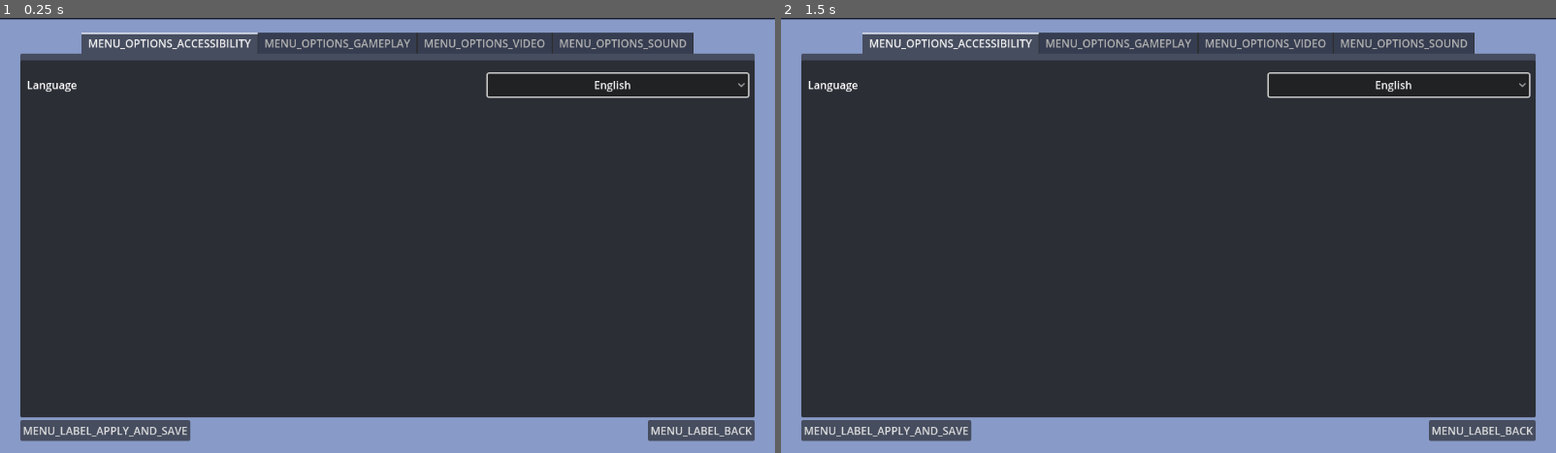
Above: before the commit, frames 1-2 (left to right).
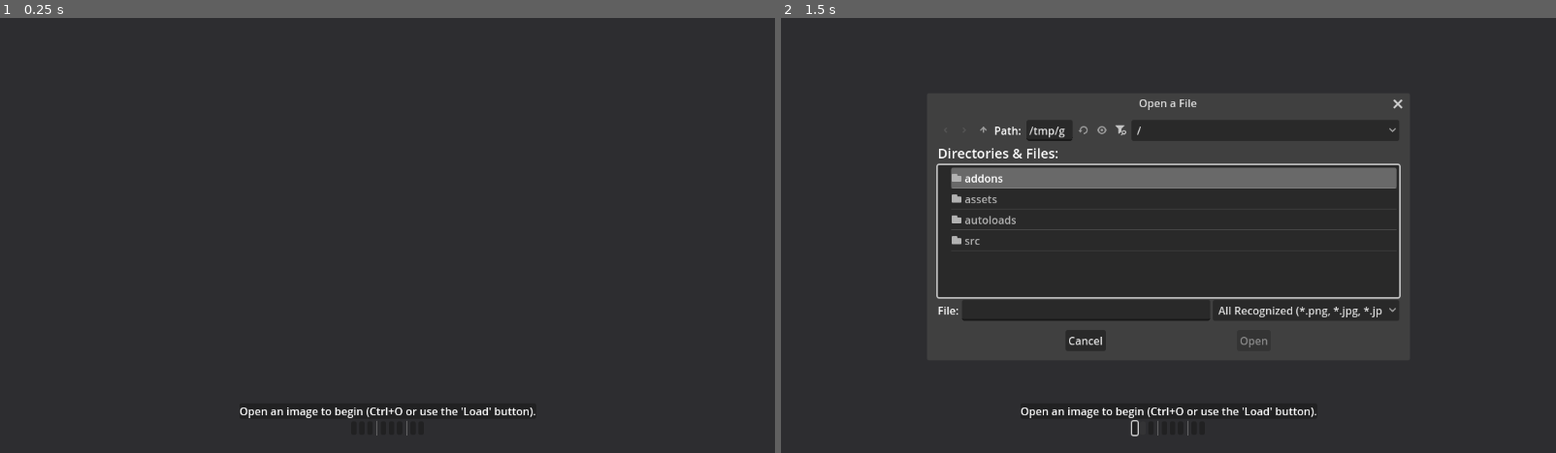
Above: after the commit, the same moments.

Repository: mlm-games/imagot
Game: Godot game, scene res://src/main.tscn
Two runs of this game, one before a commit and one after it. Both use one fixed random seed, a clock stepped at 60 frames per second and the inputs below. Before the commit the project starts from res://addons/basic_settings_menu/settings.tscn.
Inputs (mouse positions are in pixels of both pictures, inside the frame that each line leads up to):
- Up to frame 1 (0.25 s): no input
- Up to frame 2 (1.5 s): click (1137, 426) at 0.52 s; click (1145, 426) at 1.27 s

The runs differ from the first frame. In frame 1, 23% of the frame differs, in the area x 0-100%, y 0-100%; in frame 2, 28%.

Commit message:
add a test implementation (too big of a file size to use)

Diff:
--- a/project.godot
+++ b/project.godot
@@ -10,8 +10,9 @@
 
 [application]
 
-config/name="My Ecosystem Template"
-run/main_scene="uid://dp42fom7cc3n0"
+config/name="Imagot"
+config/description="A image viewer in Godot"
+run/main_scene="uid://cixcpnexd1gj6"
 config/features=PackedStringArray("4.4", "Forward Plus")
 boot_splash/bg_color=Color(0.0924416, 0.147392, 0.187741, 1)
 config/icon="res://icon.svg"
--- /dev/null
+++ b/src/main.gd
@@ -0,0 +1,150 @@
+extends Control
+
+@onready var texture_rect: TextureRect = %TextureRect
+@onready var scroll_container: ScrollContainer = %ScrollContainer
+@onready var status_label: Label = %StatusLabel
+@onready var file_dialog: FileDialog = %FileDialog
+
+# --- Image State ---
+var current_image_path: String = ""
+var directory_files: Array[String] = []
+var current_index: int = -1
+var zoom_factor: float = 1.0
+var img_rotation_degrees: float = 0.0
+
+# Godot's runtime-loadable image formats
+const SUPPORTED_EXTENSIONS = ["png", "jpg", "jpeg", "webp", "bmp", "tga", "svg", "ktx", "exr", "hdr"]
+
+
+func _ready() -> void:
+	%OpenButton.pressed.connect(_on_open_pressed)
+	%PrevButton.pressed.connect(_on_prev_pressed)
+	%NextButton.pressed.connect(_on_next_pressed)
+	%ZoomOutButton.pressed.connect(_on_zoom_out_pressed)
+	%ZoomInButton.pressed.connect(_on_zoom_in_pressed)
+	%ZoomFitButton.pressed.connect(_on_zoom_fit_pressed)
+	%RotateLeftButton.pressed.connect(_on_rotate_left_pressed)
+	%RotateRightButton.pressed.connect(_on_rotate_right_pressed)
+	file_dialog.file_selected.connect(_on_file_selected)
+
+	# --- THIS IS THE KEY FOR "SET AS DEFAULT" ---
+	# Check if the app was launched with a file path argument.
+	var args = OS.get_cmdline_args()
+	if args.size() > 1:
+		# Note: The first argument is the executable path, so we check the second.
+		# Handle paths with spaces by joining subsequent args.
+		var potential_path = " ".join(args.slice(1))
+		if FileAccess.file_exists(potential_path):
+			load_image(potential_path)
+
+	if current_image_path.is_empty():
+		status_label.text = "Open an image to begin (Ctrl+O or use the 'Load' button)."
+
+func load_image(path: String) -> void:
+	var image = Image.new()
+	var err = image.load(path)
+
+	if err != OK:
+		status_label.text = "Error: Could not load image at %s" % path
+		return
+
+	# If loaded successfully, update state
+	current_image_path = path
+	texture_rect.texture = ImageTexture.create_from_image(image)
+	texture_rect.scale = Vector2.ONE
+
+	# Scan the directory for other images
+	scan_directory()
+
+	# Reset view and fit the new image
+	img_rotation_degrees = 0
+	_on_zoom_fit_pressed() # This also calls update_display()
+
+func update_display() -> void:
+	if not texture_rect.texture:
+		return
+
+	# Apply transformations
+	texture_rect.rotation_degrees = img_rotation_degrees
+	texture_rect.scale = Vector2(zoom_factor, zoom_factor)
+
+	# Update the status bar
+	var image_size = texture_rect.texture.get_size()
+	get_window().title = "%s - Godot Image Viewer" % current_image_path.get_file()
+	status_label.text = "%s | %dx%d | Zoom: %d%% | Rotation: %d°" % [
+		current_image_path.get_file(),
+		image_size.x,
+		image_size.y,
+		int(zoom_factor * 100),
+		int(img_rotation_degrees)
+	]
+
+func scan_directory() -> void:
+	if current_image_path.is_empty():
+		return
+
+	directory_files.clear()
+	var dir_path = current_image_path.get_base_dir()
+	var dir = DirAccess.open(dir_path)
+	if dir:
+		dir.list_dir_begin()
+		var file_name = dir.get_next()
+		while file_name != "":
+			if not dir.current_is_dir() and file_name.get_extension().to_lower() in SUPPORTED_EXTENSIONS:
+				directory_files.append(dir_path.path_join(file_name))
+			file_name = dir.get_next()
+
+		directory_files.sort()
+		current_index = directory_files.find(current_image_path)
+
+# --- Button Signal Handlers ---
+
+func _on_open_pressed() -> void:
+	file_dialog.popup_centered()
+	file_dialog.show()
+
+func _on_file_selected(path: String) -> void:
+	load_image(path)
+
+func _on_next_pressed() -> void:
+	if current_index != -1 and current_index < directory_files.size() - 1:
+		current_index += 1
+		load_image(directory_files[current_index])
+
+func _on_prev_pressed() -> void:
+	if current_index > 0:
+		current_index -= 1
+		load_image(directory_files[current_index])
+
+func _on_zoom_in_pressed() -> void:
+	zoom_factor *= 1.2
+	update_display()
+
+func _on_zoom_out_pressed() -> void:
+	zoom_factor /= 1.2
+	update_display()
+
+func _on_zoom_fit_pressed() -> void:
+	if not texture_rect.texture:
+		return
+
+	# Small padding to avoid scrollbars appearing unnecessarily
+	var view_size = scroll_container.size * 0.98
+	var image_size = texture_rect.texture.get_size()
+
+	if image_size.x == 0 or image_size.y == 0:
+		return
+
+	var scale_x = view_size.x / image_size.x
+	var scale_y = view_size.y / image_size.y
+	zoom_factor = min(scale_x, scale_y)
+
+	update_display()
+
+func _on_rotate_left_pressed() -> void:
+	img_rotation_degrees = fmod(img_rotation_degrees - 90.0, 360.0)
+	update_display()
+
+func _on_rotate_right_pressed() -> void:
+	img_rotation_degrees = fmod(img_rotation_degrees + 90.0, 360.0)
+	update_display()
--- /dev/null
+++ b/src/main.tscn
@@ -0,0 +1,121 @@
+[gd_scene load_steps=2 format=3 uid="uid://cixcpnexd1gj6"]
+
+[ext_resource type="Script" uid="uid://c1fo5amunywqw" path="res://src/main.gd" id="1_ig7tw"]
+
+[node name="Main" type="Control"]
+layout_mode = 3
+anchors_preset = 15
+anchor_right = 1.0
+anchor_bottom = 1.0
+grow_horizontal = 2
+grow_vertical = 2
+script = ExtResource("1_ig7tw")
+
+[node name="ColorRect" type="ColorRect" parent="."]
+layout_mode = 1
+anchors_preset = 15
+anchor_right = 1.0
+anchor_bottom = 1.0
+grow_horizontal = 2
+grow_vertical = 2
+color = Color(0.176471, 0.176471, 0.188235, 1)
+metadata/_edit_use_anchors_ = true
+
+[node name="ScrollContainer" type="ScrollContainer" parent="."]
+unique_name_in_owner = true
+layout_mode = 1
+anchors_preset = 15
+anchor_right = 1.0
+anchor_bottom = 1.0
+grow_horizontal = 2
+grow_vertical = 2
+size_flags_horizontal = 3
+metadata/_edit_use_anchors_ = true
+
+[node name="TextureRect" type="TextureRect" parent="ScrollContainer"]
+unique_name_in_owner = true
+layout_mode = 2
+size_flags_horizontal = 3
+size_flags_vertical = 3
+metadata/_edit_use_anchors_ = true
+
+[node name="VBoxContainer" type="VBoxContainer" parent="."]
+custom_minimum_size = Vector2(200, 100)
+layout_mode = 1
+anchors_preset = 7
+anchor_left = 0.5
+anchor_top = 1.0
+anchor_right = 0.5
+anchor_bottom = 1.0
+offset_left = -58.5
+offset_top = -23.0
+offset_right = 58.5
+grow_horizontal = 2
+grow_vertical = 0
+alignment = 1
+
+[node name="StatusBar" type="PanelContainer" parent="VBoxContainer"]
+layout_mode = 2
+
+[node name="StatusLabel" type="Label" parent="VBoxContainer/StatusBar"]
+unique_name_in_owner = true
+layout_mode = 2
+
+[node name="ToolBar" type="HBoxContainer" parent="VBoxContainer"]
+custom_minimum_size = Vector2(0, 20)
+layout_mode = 2
+alignment = 1
+
+[node name="OpenButton" type="Button" parent="VBoxContainer/ToolBar"]
+unique_name_in_owner = true
+layout_mode = 2
+tooltip_text = "Open an Image"
+
+[node name="PrevButton" type="Button" parent="VBoxContainer/ToolBar"]
+unique_name_in_owner = true
+layout_mode = 2
+tooltip_text = "Previous Image"
+
+[node name="NextButton" type="Button" parent="VBoxContainer/ToolBar"]
+unique_name_in_owner = true
+layout_mode = 2
+tooltip_text = "Next Image"
+
+[node name="VSeparator" type="VSeparator" parent="VBoxContainer/ToolBar"]
+layout_mode = 2
+
+[node name="ZoomOutButton" type="Button" parent="VBoxContainer/ToolBar"]
+unique_name_in_owner = true
+layout_mode = 2
+tooltip_text = "Zoom Out"
+
+[node name="ZoomInButton" type="Button" parent="VBoxContainer/ToolBar"]
+unique_name_in_owner = true
+layout_mode = 2
+tooltip_text = "Zoom In"
+
+[node name="ZoomFitButton" type="Button" parent="VBoxContainer/ToolBar"]
+unique_name_in_owner = true
+layout_mode = 2
+tooltip_text = "Zoom Fit"
+
+[node name="VSeparator2" type="VSeparator" parent="VBoxContainer/ToolBar"]
+layout_mode = 2
+
+[node name="RotateLeftButton" type="Button" parent="VBoxContainer/ToolBar"]
+unique_name_in_owner = true
+layout_mode = 2
+tooltip_text = "Rotate Left"
+
+[node name="RotateRightButton" type="Button" parent="VBoxContainer/ToolBar"]
+unique_name_in_owner = true
+layout_mode = 2
+tooltip_text = "Rotate Right"
+
+[node name="FileDialog" type="FileDialog" parent="."]
+unique_name_in_owner = true
+title = "Open a File"
+ok_button_text = "Open"
+file_mode = 0
+access = 2
+filters = PackedStringArray("*.png", "*.jpg", "*.jpeg", "*.webp", "*.bmp", "*.tga")
Not shown, added: src/main.gd.uid
